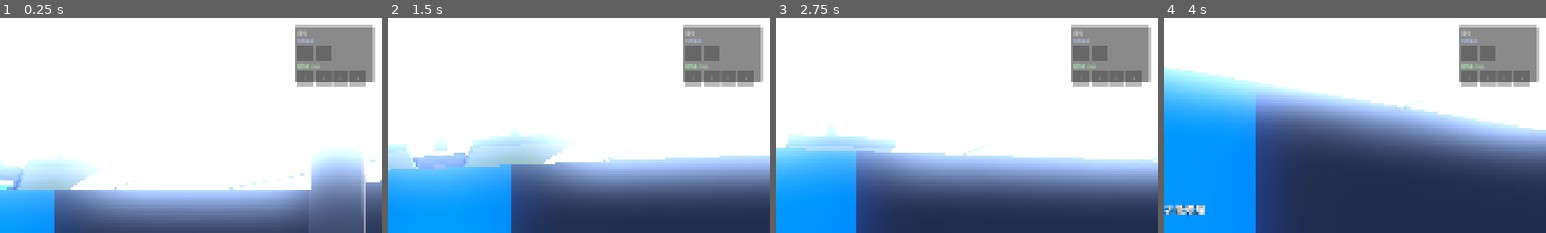
Above: before the commit, frames 1-4 (left to right).
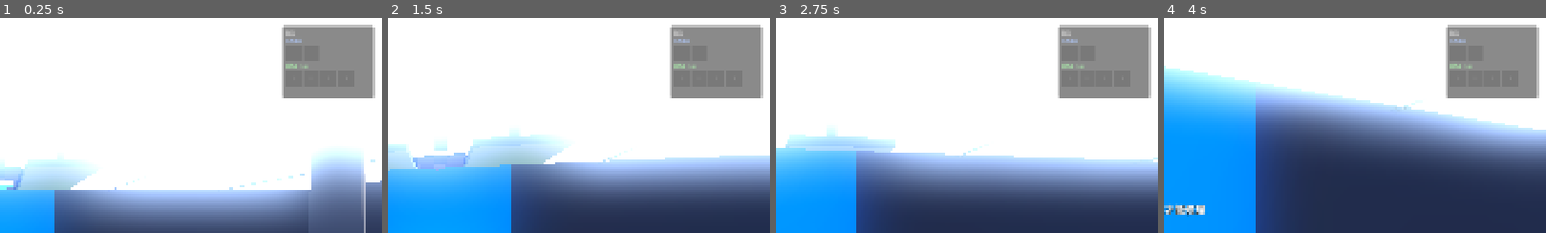
Above: after the commit, the same moments.

Repository: Potatopill98/let-s_go
Game: Godot game, scene res://scenes/main.tscn
Same seed, same stepped clock (60 frames per second), same inputs: the game is played once before the commit and once after it.
Inputs (mouse positions are % of the whole screen's width and height, from its top left):
- Up to frame 1 (0.25 s): no input
- Up to frame 2 (1.5 s): tap Enter at 0.5 s; move the mouse to (55, 50) at 0.52 s; hold E (interact) 0.53-1.28 s; hold W (move_forward) from 0.53 s (still down); click (55, 50) at 0.67 s; tap Space at 0.77 s; move the mouse to (45, 50) at 1.27 s; tap Q at 1.35 s
- Up to frame 3 (2.75 s): keep holding W (move_forward); tap Space at 1.52 s; move the mouse to (52, 48) at 2.02 s; tap G at 2.1 s
- Up to frame 4 (4 s): keep holding W (move_forward); move the mouse to (49, 52) at 2.77 s; tap 1 at 2.85 s; click (49, 52) at 2.92 s; tap Space at 3.02, 3.77 s; move the mouse to (57, 51) at 3.52 s; tap 2 at 3.6 s
The pictures show only the part of the screen within x 50-100%, y 0-50%; the shares and areas given below are measured in that part.

The runs differ from the first frame. In frame 1, 3.5% of the frame differs, in the area x 73-99%, y 3-38%; in frame 2, 3.5%; in frame 3, 3.5%; in frame 4, 3.5%.

Commit message:
fix: 修复扳手模型不可见+加光源；改进背包UI显示任务道具；清空研究员尸体额外掉落

Diff:
--- a/modules/interaction/researcher_corpse.tscn
+++ b/modules/interaction/researcher_corpse.tscn
@@ -9,6 +9,6 @@
 search_prompt = "按E搜索研究员尸体"
 search_time = 2.0
 guaranteed_loot = "task_keycard_lab"
-loot_table = ["con_medkit", "con_pistol_ammo"]
+loot_table = []
 search_color = Color(0.9, 0.9, 0.95, 1)
 model_type = "corpse"
--- a/modules/item/wrench.gd
+++ b/modules/item/wrench.gd
@@ -33,6 +33,12 @@
 		$CollisionShape3D.disabled = false
 
 func _build_wrench_model() -> void:
+	# 发光提示
+	var glow: OmniLight3D = OmniLight3D.new()
+	glow.light_color = Color(0.3, 0.6, 1.0)
+	glow.light_energy = 1.5
+	glow.omni_range = 4.0
+	add_child(glow)
 	# Handle
 	var handle: MeshInstance3D = MeshInstance3D.new()
 	var handle_mesh: CylinderMesh = CylinderMesh.new()
--- a/modules/player/player.gd
+++ b/modules/player/player.gd
@@ -66,6 +66,10 @@
 	equipment.name = "Equipment"
 	add_child(equipment)
 	equipment.equipment_changed.connect(_on_equipment_changed)
+	# 初始化UI
+	update_inventory_ui()
+	if UIManager != null:
+		UIManager.update_equipment(equipment.get_equipment_list())
 
 func _input(event: InputEvent) -> void:
 	# Mouse look - highest priority, always works even when repairing
--- a/modules/ui/ui_manager.gd
+++ b/modules/ui/ui_manager.gd
@@ -387,10 +387,10 @@
 func _create_inventory_ui() -> void:
 	inventory_panel = Panel.new()
 	inventory_panel.set_anchors_preset(Control.PRESET_TOP_RIGHT)
-	inventory_panel.offset_left = -220
+	inventory_panel.offset_left = -250
 	inventory_panel.offset_top = 20
 	inventory_panel.offset_right = -20
-	inventory_panel.offset_bottom = 160
+	inventory_panel.offset_bottom = 200
 	inventory_panel.modulate.a = 0.85
 	add_child(inventory_panel)
 
@@ -463,7 +463,7 @@
 			var item_id: String = task_items[i].get("item_id", "")
 			var color: Color = ItemManager.get_item_color(item_id)
 			task_slots[i].modulate = Color(color.r, color.g, color.b, 0.9)
-			inventory_labels[i].text = ItemManager.get_item_name(item_id).substr(0, 2)
+			inventory_labels[i].text = ItemManager.get_item_name(item_id)
 		else:
 			task_slots[i].modulate.a = 0.3
 			inventory_labels[i].text = ""
Not shown, added: modules/interaction/searchable.gd.uid
Not shown, added: modules/interaction/security_door.gd.uid
Not shown, added: modules/level/generator.gd.uid
Not shown, added: modules/system/power_manager.gd.uid
